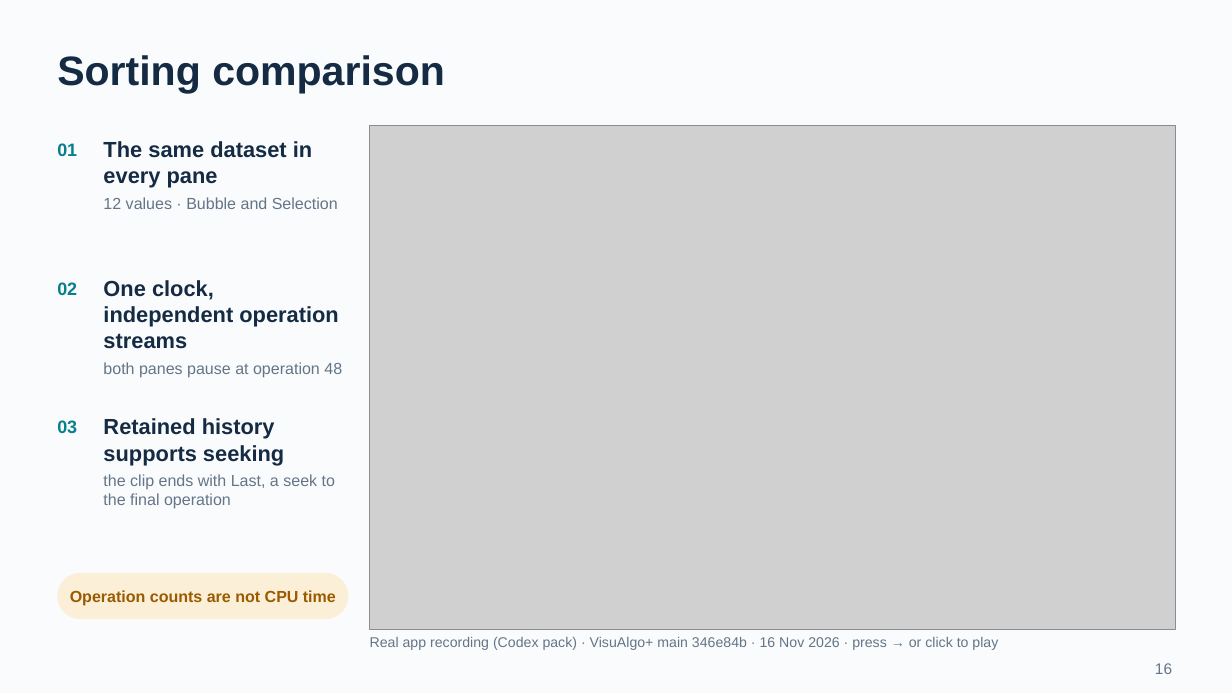
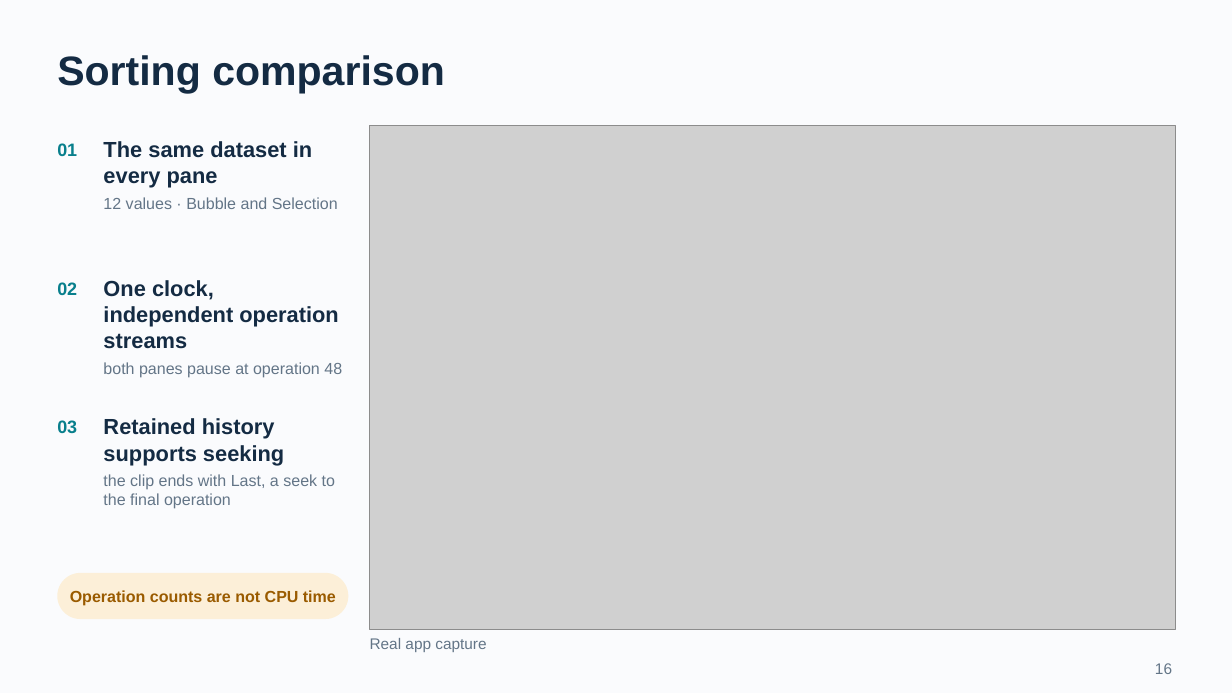
Before and after one commit to BJoozz/docsforfyp, a slide deck: slide 16 of presentation/VisuAlgo_CA_Presentation.pptx. Drawn at 1232x693 pixels with LibreOffice and Linux fonts; fonts in the diff are those of the drawing; grey boxes stand for pictures. Boxes give left, top, right and bottom in pixels: in the first picture for what was removed or moved away, otherwise in the second. Text is boxed around its words. In the diff, an @@ line names an element or a change of style, - is before the commit and + after.

```diff
--- a/presentation/VisuAlgo_CA_Presentation.pptx
+++ b/presentation/VisuAlgo_CA_Presentation.pptx
@@ text at [370,638,486,652]: text changed; size 11 to 12 pt @@
-Real app recording (Codex pack) · VisuAlgo+ main 346e84b · 16 Nov 2026 · press → or click to play
+Real app capture
```
Also in this commit, not shown: 13 other slides changed, 1 slide added, 5 slides removed, 16 other files.
